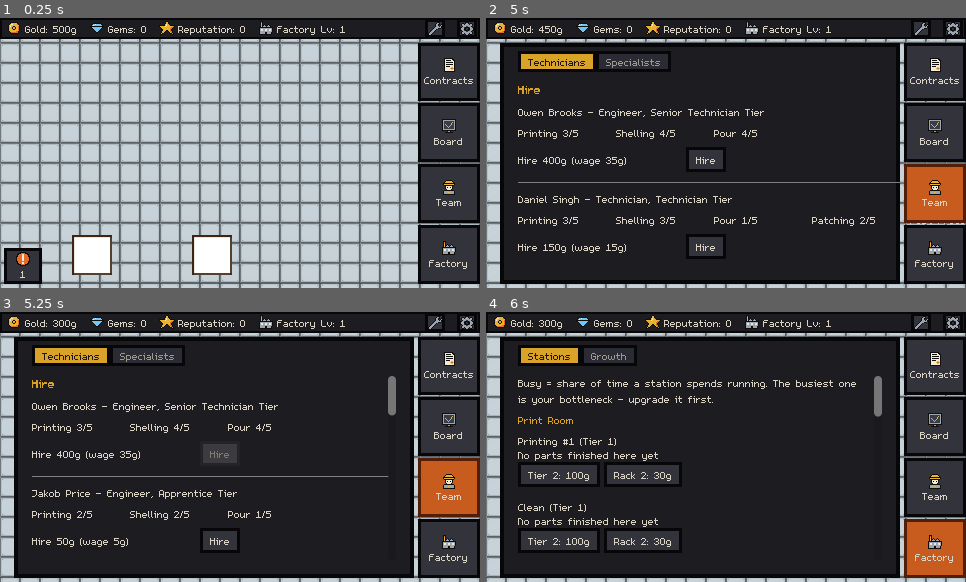
Above: before the commit, frames 1-4 (two rows, left to right).
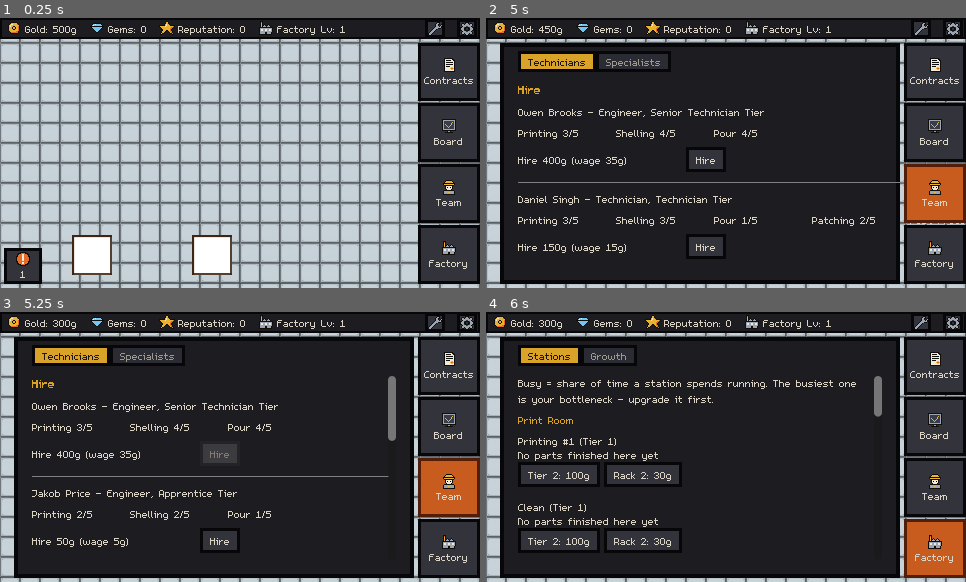
Above: after the commit, the same moments.

Repository: carverweirick/foundry-mobile-game
Game: Godot game, scene res://scenes/main.tscn
Two runs of this game, one before a commit and one after it. Both use one fixed random seed, a clock stepped at 60 frames per second and the inputs below.
Inputs (mouse positions are in pixels of both pictures, inside the frame that each line leads up to):
- Up to frame 1 (0.25 s): no input
- Up to frame 2 (5 s): click (922, 28) at 0.52 s; click (951, 28) at 1.27 s; click (937, 72) at 2.02 s; click (937, 131) at 2.77 s; click (937, 193) at 3.52 s; click "Hire" at 4.25 s
- Up to frame 3 (5.25 s): click "Hire" at 5 s
- Up to frame 4 (6 s): click (937, 549) at 5.77 s

Frames 1-2 are identical in both runs. In frame 3, 0.2% of the frame differs, in the area x 80-83%, y 37-48%; in frame 4, nothing differs.

Commit message:
Every technician covers every station; fix cargo-skipping-work bounce
- No more per-station assignment: technicians cover every station from
  hire (old saves migrate), with no productivity penalty (walking is the
  cost) and one crew-wide routing strategy. Engineers stay off the floor.
- Exposed and fixed a routing bug: a technician carrying a part whose
  destination was full skipped the work at every station it visited. Now
  cargo only takes priority when it can actually be delivered. One
  all-station technician went from 25 bounce trips per 40 sim-minutes to 0.

Co-Authored-By: Claude Opus 5.5 <noreply@anthropic.com>
Claude-Session: https://claude.ai/code/session_01LwGPRWnRjmAtkb5LvtKvk9

Diff:
--- a/autoload/game_data.gd
+++ b/autoload/game_data.gd
@@ -558,8 +558,37 @@
 		return false
 	applicant_pool.erase(applicant)
 	technicians.append(applicant)
+	applicant.routing_strategy = crew_routing_strategy
+	cover_all_stations(applicant)
 	applicant_pool_changed.emit()
 	return true
+
+
+## Every technician is responsible for every station (user decision,
+## 2026-10-03 - "remove the responsibility mapping from the user"). There is
+## no assignment UI any more; this runs on hire and on load. Engineers own
+## contracts instead and are never on stations.
+func cover_all_stations(tech: Technician) -> void:
+	if tech.is_engineer:
+		return
+	for id in assignable_station_group_ids():
+		if id == "printing":
+			if not tech.assigned_station_ids.has("printing"):
+				assign_technician_to_printer_group(tech)
+			continue
+		var station: Station = station_by_id.get(id)
+		if station != null and not station.assigned_technicians.has(tech):
+			assign_technician(tech, station)
+
+
+## One routing strategy for the whole crew, chosen in Team (saved).
+var crew_routing_strategy: Technician.RoutingStrategy = Technician.RoutingStrategy.MAXIMIZE_MACHINES
+
+
+func set_crew_routing_strategy(strategy: Technician.RoutingStrategy) -> void:
+	crew_routing_strategy = strategy
+	for tech in technicians:
+		tech.routing_strategy = strategy
 
 ## station_id -> live Station node, set by main.gd right after spawning all
 ## 11 stations (same pattern as every overlay's own station_by_id).
@@ -2719,6 +2748,7 @@
 		"station_stats": station_stats.duplicate(true),
 		"nc_shelf_ids": nc_shelf.map(func(p: Part): return p.part_id),
 		"revert_stock": revert_stock,
+		"crew_routing_strategy": int(crew_routing_strategy),
 		"company_payout_multiplier": company_payout_multiplier.duplicate(),
 		"print_orders": print_orders.duplicate(true),
 		"pending_trial_fixes": pending_trial_fixes.keys().map(func(id): return {"contract_id": id, "fix": pending_trial_fixes[id]}),
@@ -2802,6 +2832,7 @@
 			nc_shelf.append(part)
 	scrapped_part_count = int(data.get("scrapped_part_count", 0))
 	revert_stock = int(data.get("revert_stock", STARTING_REVERT_STOCK))
+	crew_routing_strategy = int(data.get("crew_routing_strategy", Technician.RoutingStrategy.MAXIMIZE_MACHINES)) as Technician.RoutingStrategy
 	company_payout_multiplier = {}
 	var saved_multipliers: Dictionary = data.get("company_payout_multiplier", {})
 	for customer in saved_multipliers:
@@ -2873,6 +2904,12 @@
 		engineer.current_station_id = ""
 		engineer.is_traveling = false
 
+	# Every technician covers every station now - saves from before that
+	# decision only had the stations the player ticked.
+	for tech in technicians:
+		tech.routing_strategy = crew_routing_strategy
+		cover_all_stations(tech)
+
 	_emit_all_loaded_signals()
 	return true
 
--- a/resources/technician.gd
+++ b/resources/technician.gd
@@ -73,17 +73,6 @@
 ## Never reset, never decremented (no fire/layoff mechanic exists) - see the
 ## constants block above for what this actually drives.
 var factory_levels_stuck_with_you: int = 0
-
-## First-pass placeholder walking penalty (Section 7) - deliberately reuses
-## the same 100/85/70/55 shape as TIER_DEFECT_MULTIPLIER above, keyed by
-## station count instead of skill tier. One station is full productivity;
-## every station beyond that costs more, flooring out at 4+.
-const STATION_COUNT_PRODUCTIVITY := {
-	1: 1.0,
-	2: 0.85,
-	3: 0.70,
-}
-const MIN_PRODUCTIVITY: float = 0.55
 
 ## Design request, this session: "printing, shelling, and pour will be
 ## engineer skills" - Engineer is a new role on this same class (not a new
@@ -447,10 +436,13 @@
 ## not the possibly-grouped assigned_station_ids - covering 2 printers via
 ## the "printing" group is exactly as much of a split-attention commitment
 ## as being assigned to 2 literally-different stations would be.
+## Always 100% now: every technician covers every station (user decision,
+## 2026-10-03), so the old per-station-count penalty (100/85/70/55%) would
+## have stuck everyone at 55%. The real cost of covering a big floor is the
+## walking itself, which is simulated physically.
 var productivity_multiplier: float:
 	get:
-		var count: int = max(real_assigned_station_ids().size(), 1)
-		return STATION_COUNT_PRODUCTIVITY.get(count, MIN_PRODUCTIVITY)
+		return 1.0
 
 
 ## Advances this technician's real position and interact cooldown by delta
--- a/scenes/staff_overlay.gd
+++ b/scenes/staff_overlay.gd
@@ -441,10 +441,11 @@
 	# cover all the printers not individual ones." GameData.assignable_station_group_ids()
 	# collapses every printer instance into one virtual "printing" checkbox
 	# instead of listing "Printing #1"/"Printing #2" separately.
-	if tech.is_engineer:
-		for check: CheckBox in row.station_checks.values():
-			check.visible = false
-		return
+	# No per-station assignment any more: every technician covers every
+	# station (GameData.cover_all_stations()), so the checks never show.
+	for check: CheckBox in row.station_checks.values():
+		check.visible = false
+	return
 	for id in GameData.assignable_station_group_ids():
 		if id == "printing":
 			if not row.station_checks.has(id):
@@ -567,7 +568,9 @@
 ## OptionButton in that exact order with no custom ids, so the selected
 ## index maps directly onto the enum value - no lookup table needed.
 func _on_strategy_selected(index: int, tech: Technician) -> void:
-	tech.routing_strategy = index as Technician.RoutingStrategy
+	# One strategy for the whole crew now (every technician covers every
+	# station) - any row's dropdown sets it for everyone.
+	GameData.set_crew_routing_strategy(index as Technician.RoutingStrategy)
 	GameData.technician_updated.emit(tech)
 
 
--- a/scenes/station.gd
+++ b/scenes/station.gd
@@ -626,8 +626,14 @@
 	# shuttling between their other stations. Reported as being "caught between
 	# grinding and the printer but carrying something for burnout," with
 	# Grinding sitting idle next to a part they refused to load.
+	# Deliver cargo before local work - but only cargo that can actually be
+	# delivered right now. If every carried part's destination is full, the
+	# technician used to skip the work in front of them at every stop while
+	# wandering between stations (each visit wasted, tripping the bounce
+	# fail-safe) - exposed once every technician covered every station.
 	if (not tech.carried_parts.is_empty()
 			and tech.has_multiple_real_stations()
+			and _has_deliverable_cargo_elsewhere(tech)
 			and _travel_if_worthwhile(tech)):
 		return
 
@@ -661,6 +667,18 @@
 ## candidate once someone else claimed it - see
 ## Technician._priority_tier_for()) or for the rare loser of a same-tick race
 ## to claim an unclaimed station.
+func _has_deliverable_cargo_elsewhere(tech: Technician) -> bool:
+	for part in tech.carried_parts:
+		var destination_id := GameData.next_station_id_for(part)
+		if destination_id == station_id:
+			continue
+		var destination: Station = GameData.station_by_id.get(destination_id)
+		if destination != null and destination.can_accept_part() \
+				and tech.real_assigned_station_ids().has(destination_id):
+			return true
+	return false
+
+
 func _technician_act_as_visitor(tech: Technician) -> void:
 	if _deposit_one_carried_part(tech):
 		tech.begin_interacting()
--- a/scenes/station_detail_menu.gd
+++ b/scenes/station_detail_menu.gd
@@ -377,7 +377,8 @@
 	else:
 		technician_status_label.text = "Unstaffed - assign a technician below"
 
-	_refresh_technician_assign_list()
+	# Every technician covers every station now - no assignment list.
+	technician_assign_list.visible = false
 
 	upgrade_button.visible = not is_automatic and _station.current_tier < 5
 	if upgrade_button.visible:
Not shown, changed: CLAUDE.md
